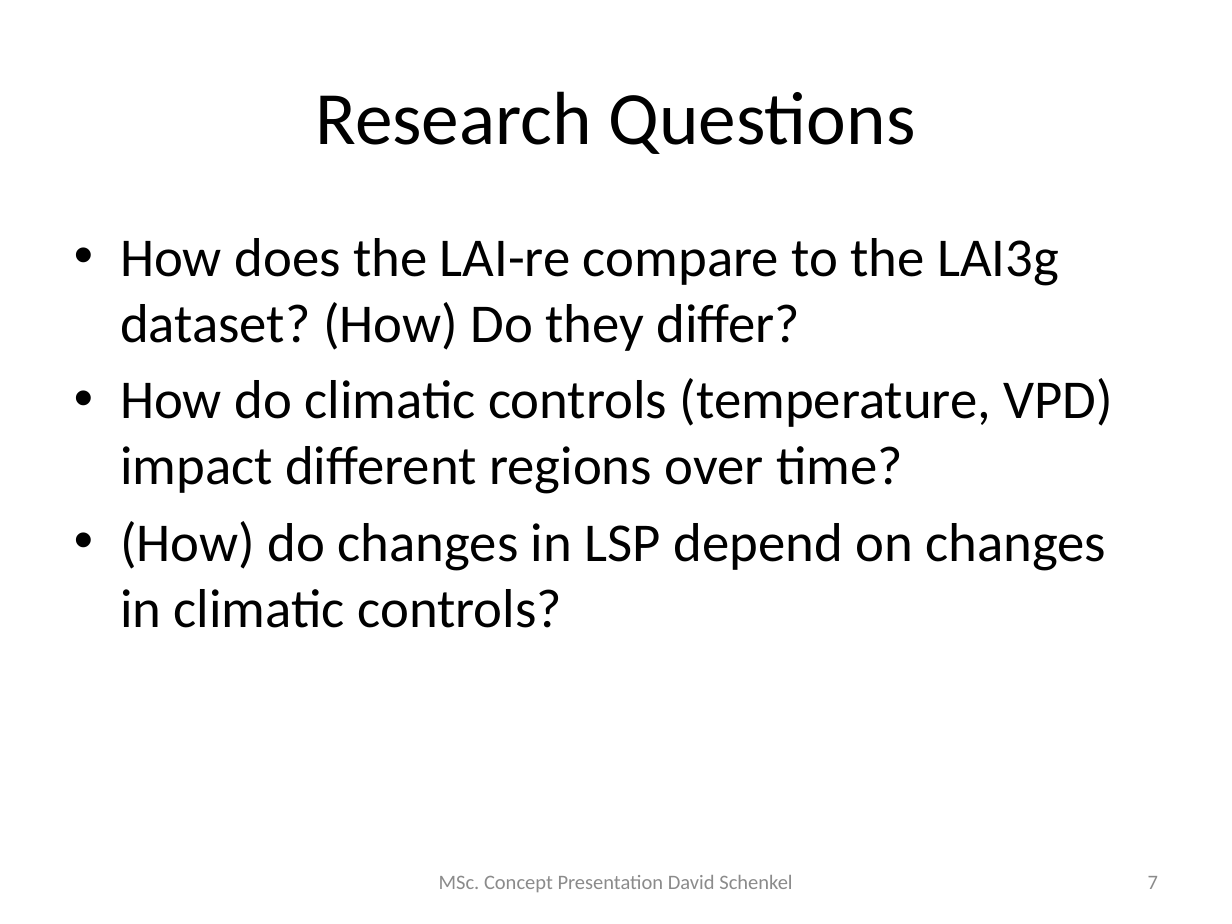
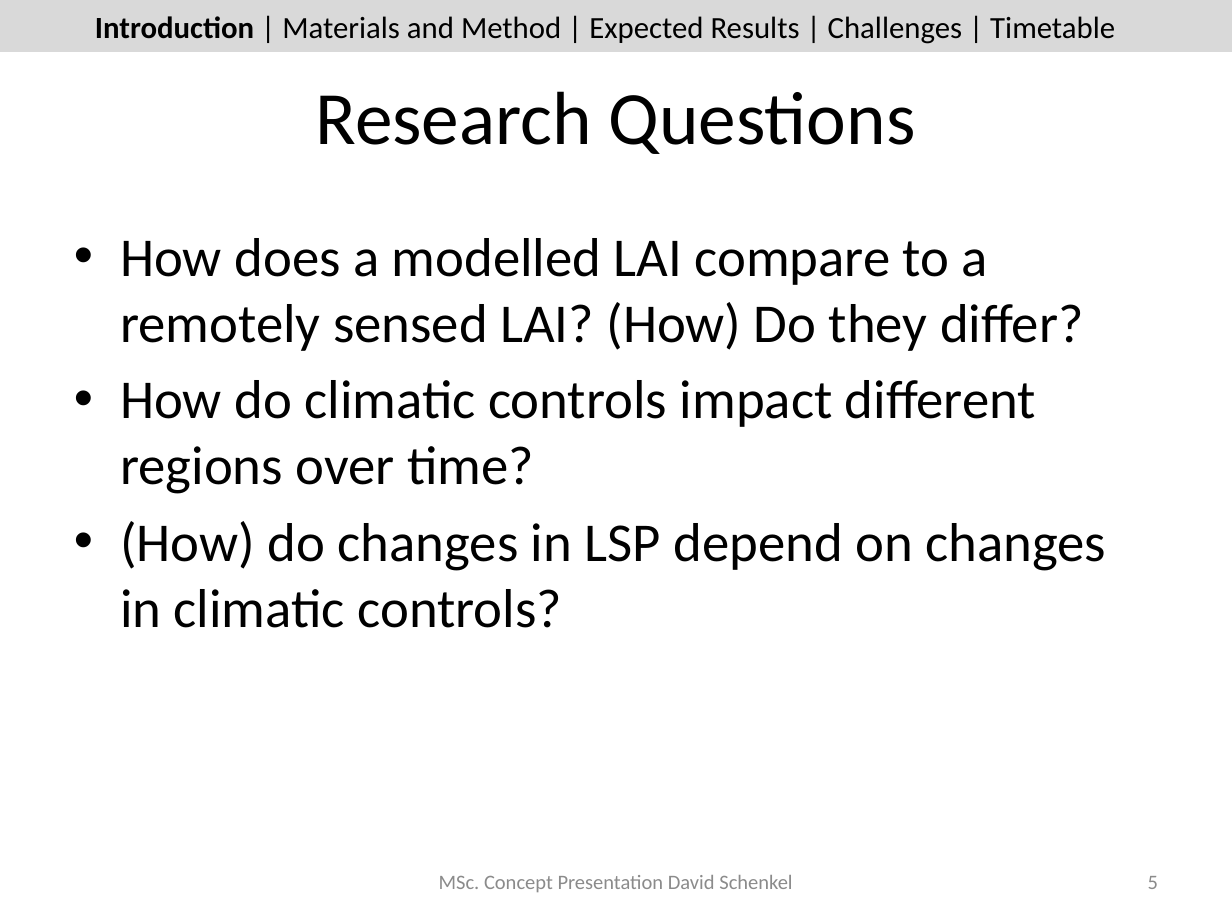
Before and after one commit to dschenkel/geo511, a slide deck: slide 5 of concept_presentation.pptx (slide 7 before the commit). Drawn at 1232x924 pixels with LibreOffice and Linux fonts; fonts in the diff are those of the drawing. Boxes give left, top, right and bottom in pixels: in the first picture for what was removed or moved away, otherwise in the second. Text is boxed around its words. In the diff, an @@ line names an element or a change of style, - is before the commit and + after.

Commit message:
presentation, timetable

```diff
--- a/concept_presentation.pptx
+++ b/concept_presentation.pptx
@@ rectangle added at [0, 0, 1232, 52], fill #D9D9D9 @@
@@ text added at [95, 16, 1115, 44], 18 pt, text #000000 @@
+Introduction | Materials and Method | Expected Results | Challenges | Timetable
@@ text at [120, 238, 1084, 494]: text changed @@
-• How does the LAI-re compare to the LAI3g dataset? (How) Do they differ?
-• How do climatic controls (temperature, VPD) impact different regions over time?
+• How does a modelled LAI compare to a remotely sensed LAI? (How) Do they differ?
+• How do climatic controls impact different regions over time?
@@ page number at [1148, 876, 1158, 889]: text changed @@
-7
+5
```
Also in this commit, not shown: 19 other slides changed, 2 slides added, 13 other files.
